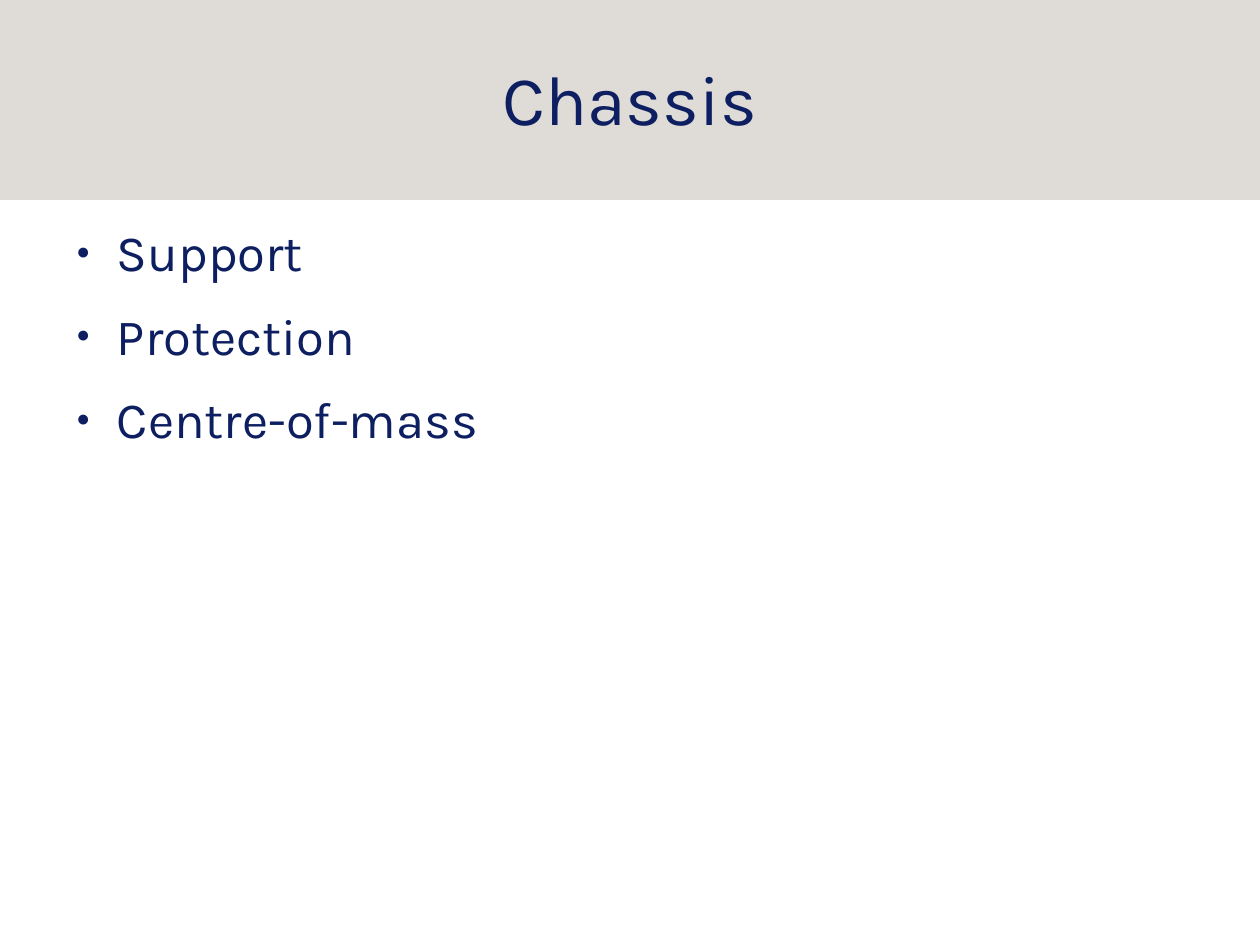
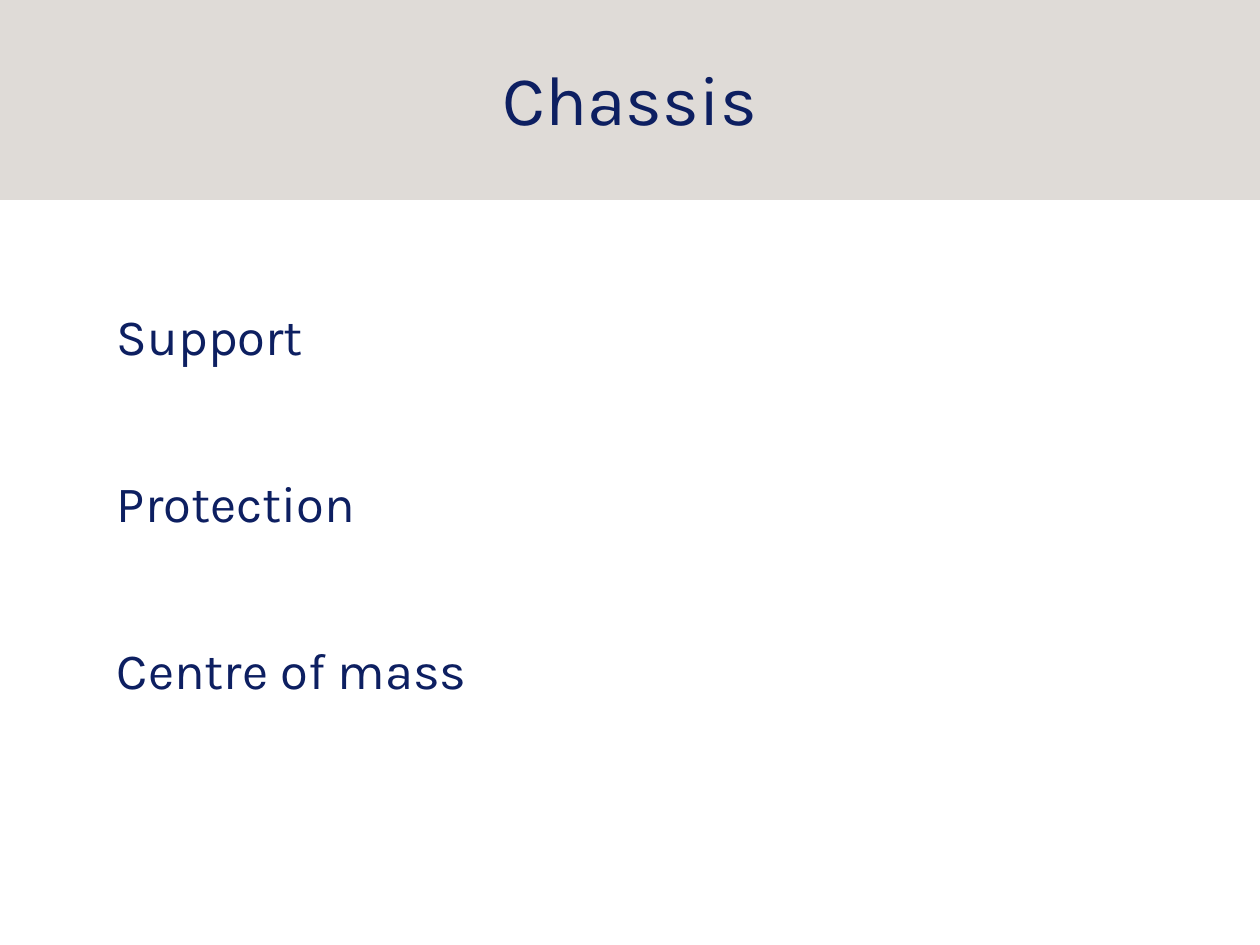
Before and after one commit to srobo-legacy/kickstart-presentations, a slide deck: slide 21 of mech/mech.odp (slide 20 before the commit). Drawn at 1260x945 pixels with LibreOffice and Linux fonts; fonts in the diff are those of the drawing; background and template pictures are left out. Boxes give left, top, right and bottom in pixels: in the first picture for what was removed or moved away, otherwise in the second. Text is boxed around its words. In the diff, an @@ line names an element or a change of style, - is before the commit and + after.

```diff
--- a/mech/mech.odp
+++ b/mech/mech.odp
@@ text at [117,322,355,523]: bullet ● to none @@
@@ text at [117,654,467,690]: text changed @@
-● Centre-of-mass
+Centre of mass
```
Also in this commit, not shown: 15 other slides changed, 6 slides added, 3 slides removed, 3 other files.
